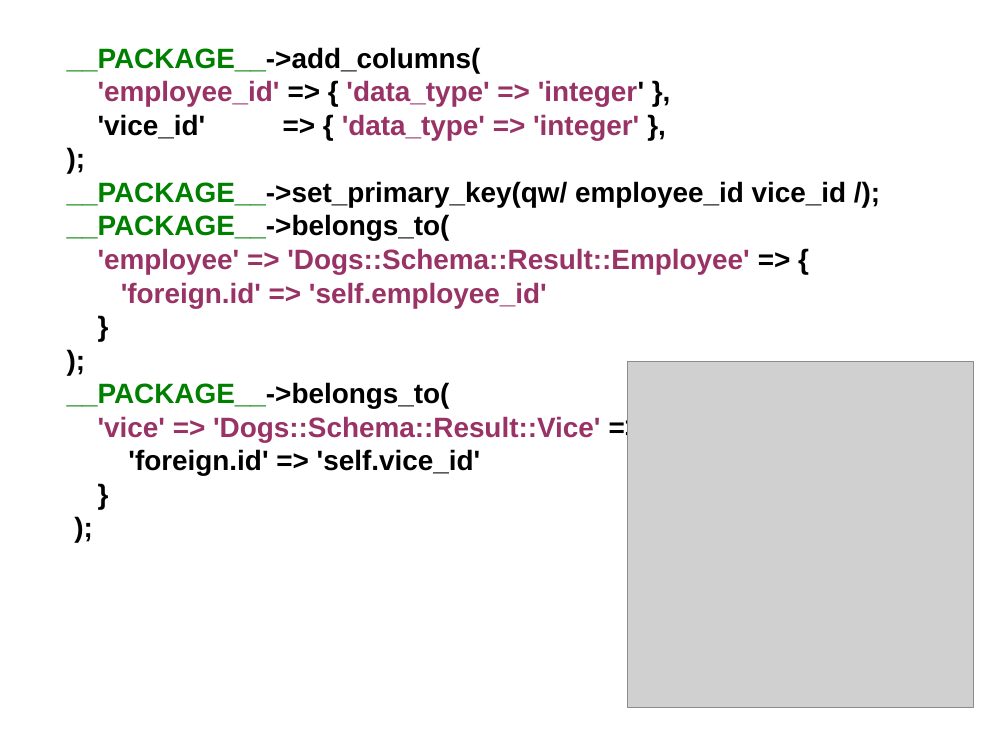
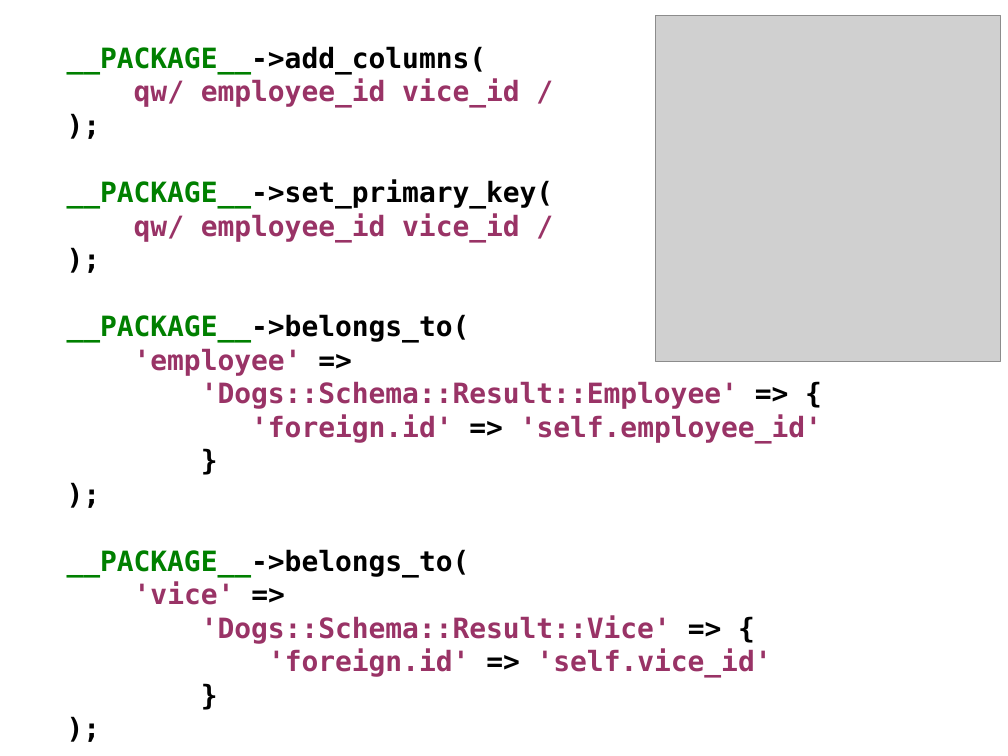
Before and after one commit to erezschatz/Presentation, a slide deck: slide 22 of dbix-class.odp (slide 21 before the commit). Drawn at 1008x756 pixels with LibreOffice and Linux fonts; fonts in the diff are those of the drawing; grey boxes stand for pictures. Boxes give left, top, right and bottom in pixels: in the first picture for what was removed or moved away, otherwise in the second. Text is boxed around its words. In the diff, an @@ line names an element or a change of style, - is before the commit and + after.

```diff
--- a/dbix-class.odp
+++ b/dbix-class.odp
@@ picture moved from (x1=627, y1=361, x2=973, y2=708) to (x1=656, y1=15, x2=1002, y2=361) @@
@@ text at (x1=67, y1=46, x2=822, y2=677): font Arial to DejaVu Sans Mono in "__PACKAGE__->add_columns(", ");", "__PACKAGE__->belongs_to(", "'foreign.id' => 'self.employee_id'" and 6 more places; text colour #993366 to #000000 in "=>"; text colour #000000 to #993366 in "'foreign.id' 'self.vice_id'" @@
@@ text at (x1=134, y1=79, x2=519, y2=107): text changed; font Arial to DejaVu Sans Mono @@
-'employee_id' => { 'data_type' => 'integer' },
-'vice_id' => { 'data_type' => 'integer' },
+qw/ employee_id vice_id /
@@ text at (x1=67, y1=180, x2=554, y2=241): text changed; font Arial to DejaVu Sans Mono; text colour #000000 to #993366 @@
-__PACKAGE__->set_primary_key(qw/ employee_id vice_id /);
+__PACKAGE__->set_primary_key(
+qw/ employee_id vice_id /
+);
@@ text at (x1=134, y1=348, x2=738, y2=409): text changed; font Arial to DejaVu Sans Mono @@
-'employee' => 'Dogs::Schema::Result::Employee' => {
+'employee' =>
+'Dogs::Schema::Result::Employee' => {
@@ text at (x1=134, y1=582, x2=671, y2=643): text changed; font Arial to DejaVu Sans Mono @@
-'vice' => 'Dogs::Schema::Result::Vice' => {
+'vice' =>
+'Dogs::Schema::Result::Vice' => {
```
Also in this commit, not shown: 5 other slides changed, 10 slides added, 2 other files.
